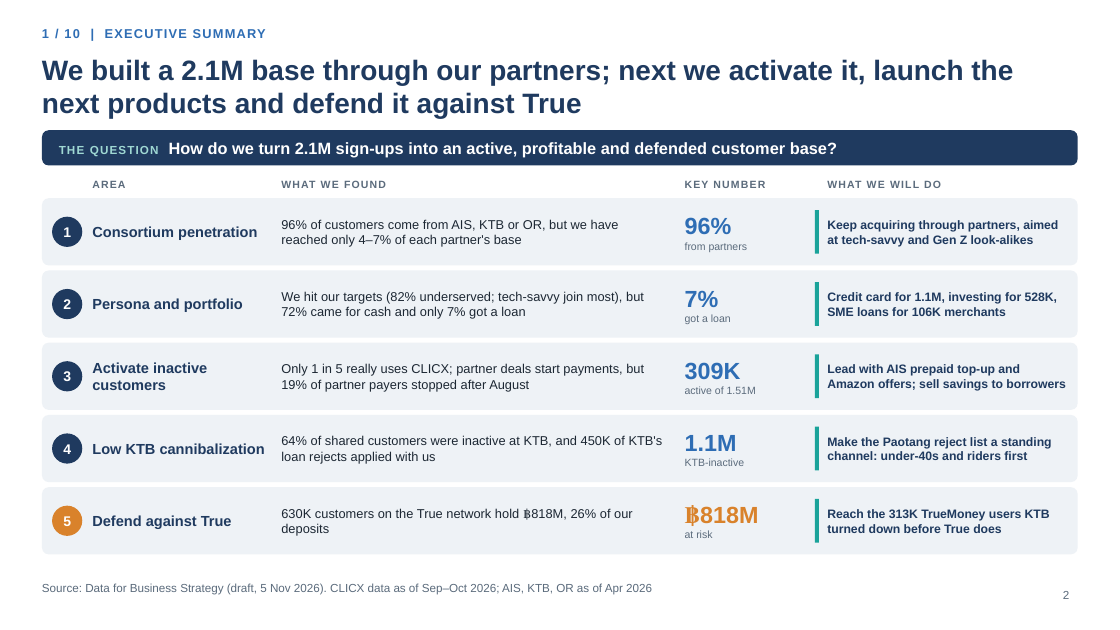
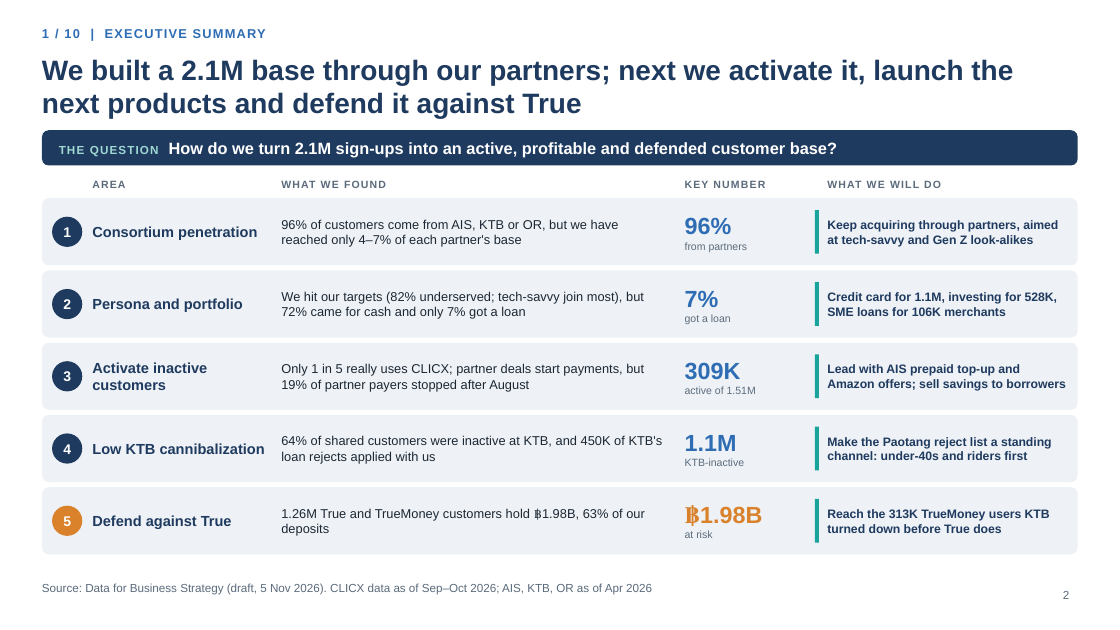
Before and after one commit to hweisim/claude_code, a slide deck: slide 2 of clicx_insights/CLICX_Storyline_v2.pptx. Drawn at 1120x630 pixels with LibreOffice and Linux fonts; fonts in the diff are those of the drawing; background and template pictures are left out. Boxes give left, top, right and bottom in pixels: in the first picture for what was removed or moved away, otherwise in the second. Text is boxed around its words. In the diff, an @@ line names an element or a change of style, - is before the commit and + after.

```diff
--- a/clicx_insights/CLICX_Storyline_v2.pptx
+++ b/clicx_insights/CLICX_Storyline_v2.pptx
@@ text at bbox=[281, 508, 645, 536]: text changed @@
-630K customers on the True network hold ฿818M, 26% of our deposits
+1.26M True and TrueMoney customers hold ฿1.98B, 63% of our deposits
@@ text at bbox=[685, 505, 763, 531]: text changed @@
-฿818M
+฿1.98B
```
Also in this commit, not shown: 2 other slides changed, 2 other files.
